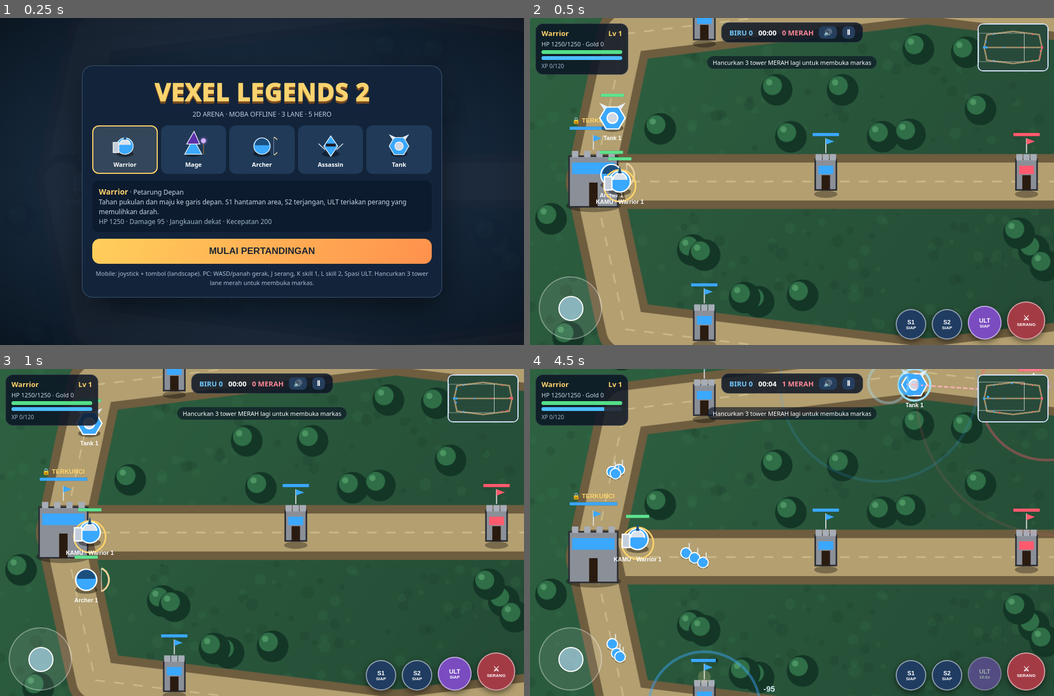
Above: before the commit, frames 1-4 (two rows, left to right).
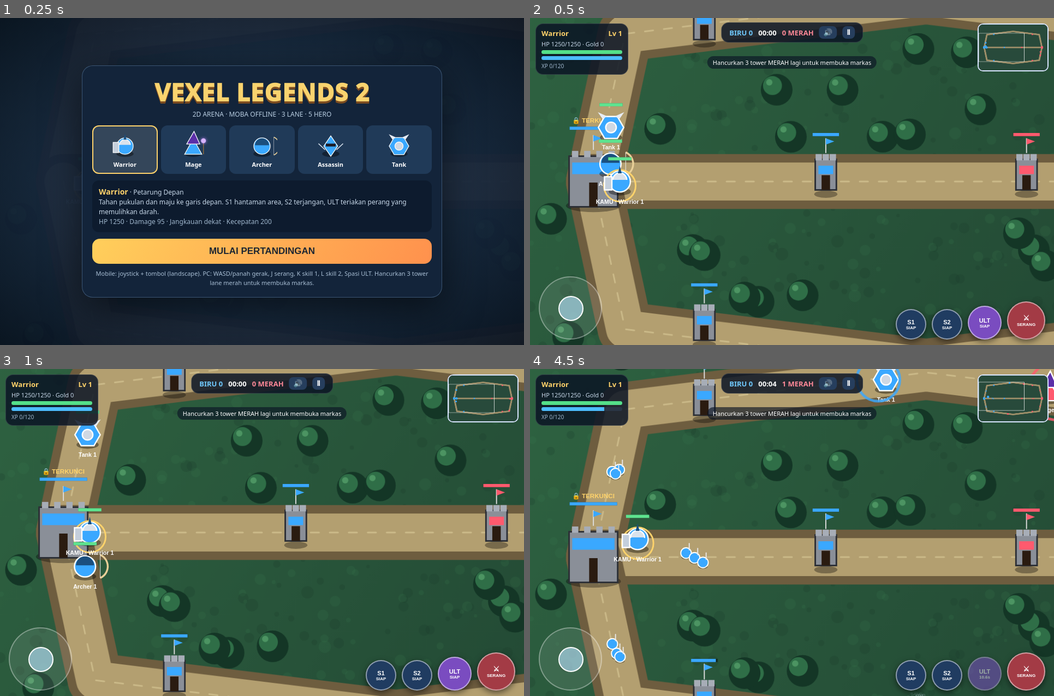
Above: after the commit, the same moments.

Repository: vexelkang-cell/gamepai
Game: browser game, page games/vexel-legend-2-arena/index.html
The game is run twice, just before and just after one commit, with the same random seed, the same clock (stepped at 60 frames per second) and the same inputs.
Inputs:
- Up to frame 1 (0.25 s): no input
- Up to frame 2 (0.5 s): click "MULAI PERTANDINGAN" at 0.27 s
- Up to frame 3 (1 s): no input
- Up to frame 4 (4.5 s): hold Right 1.03-1.53 s; tap Space every 0.5 s from 1.1 to 4.1 s; hold Down 1.58-1.85 s; hold Left 1.9-2.47 s; hold Up 2.52-2.82 s; hold Right 2.87-3.53 s; hold Up 3.58-3.82 s; hold Left 3.87-4.3 s; hold Down from 4.35 s (still down)

Frame 1 is identical in both runs. In frame 2, 0.9% of the frame differs, in the area x 12-98%, y 7-55%; in frame 3, 1.0%; in frame 4, 2.1%, in the area x 22-100%, y 0-100%.

Commit message:
Smooth AI ally and enemy hero movement

Diff:
--- a/games/vexel-legend-2-arena/index.html
+++ b/games/vexel-legend-2-arena/index.html
@@ -114,8 +114,29 @@
 const structs=team=>S.filter(s=>s.team!==team&&!s.dead&&(s.kind!=='base'||!s.lock));
 function pickTarget(u,r){const en=enemies(u.team).filter(v=>dist(v,u)<=r);const hs=en.filter(v=>v.hero);if(hs.length)re …(183 unchanged characters)…
 function inputDir(){let x=joy.x,y=joy.y;if(keys.a||keys.arrowleft)x-=1;if(keys.d||keys.arrowright)x+=1;if(keys.w||keys.arrowup)y-=1;if(keys.s||keys.arrowdown)y+=1;const l=Math.hypot(x,y);return l>1?{x:x/l,y:y/l}:{x,y}}
-function moveTo(u,x,y,dt){const dx=x-u.x,dy=y-u.y,d=Math.hypot(dx,dy);if(d<2)return;const s=Math.min(d,u.spd*dt);u.x+=dx/d*s;u.y+=dy/d*s;u.face=Math.atan2(dy,dx)}
-function walk(u,dt){const p=LANES[u.lane],t=p[u.wp];if(Math.hypot(u.x-t[0],u.y-t[1])<22){const n=u.wp+(u.team==='blue'?1:-1);if(n>=0&&n<p.length)u.wp=n;return}moveTo(u,t[0],t[1],dt)}
+function moveTo(u,x,y,dt){const dx=x-u.x,dy=y-u.y,d=Math.hypot(dx,dy);if(d<2)return;const step=Math.min(d,u.spd*dt);u.x+=dx/d*step;u.y+=dy/d*step;u.face=Math.atan2(dy,dx)}
+// Gerak AI memakai steering berbasis velocity agar tidak tersentak saat target berubah.
+function steerHero(u,x,y,dt){
+ const dx=x-u.x,dy=y-u.y,d=Math.hypot(dx,dy);
+ const braking=Math.min(1,d/72);
+ const speed=u.spd*braking;
+ const tx=d>1?dx/d*speed:0,ty=d>1?dy/d*speed:0;
+ const blend=1-Math.exp(-7.5*dt);
+ u.vx=(u.vx||0)+(tx-(u.vx||0))*blend;
+ u.vy=(u.vy||0)+(ty-(u.vy||0))*blend;
+ if(Math.abs(u.vx)<.35)u.vx=0;
+ if(Math.abs(u.vy)<.35)u.vy=0;
+ u.x=clamp(u.x+u.vx*dt,30,W-30);
+ u.y=clamp(u.y+u.vy*dt,30,H-30);
+ if(Math.hypot(u.vx,u.vy)>7)u.face=Math.atan2(u.vy,u.vx);
+}
+function stopHero(u,dt){
+ const blend=1-Math.exp(-10*dt);
+ u.vx=(u.vx||0)*(1-blend);u.vy=(u.vy||0)*(1-blend);
+ if(Math.abs(u.vx)<.35)u.vx=0;if(Math.abs(u.vy)<.35)u.vy=0;
+ u.x=clamp(u.x+u.vx*dt,30,W-30);u.y=clamp(u.y+u.vy*dt,30,H-30);
+}
+function walk(u,dt){const p=LANES[u.lane],t=p[u.wp];if(Math.hypot(u.x-t[0],u.y-t[1])<22){const n=u.wp+(u.team==='blue'?1:-1);if(n>=0&&n<p.length)u.wp=n;return}if(u.hero)steerHero(u,t[0],t[1],dt);else moveTo(u,t[0],t[1],dt)}
 function strike(u,t){if(!t||u.cd>0)return;u.cd=u.iv;u.face=Math.atan2(t.y-u.y,t.x-u.x);u.animDir=u.face;u.anim=u.kind?.3:.22;const aud=u.isP||dist(u,player)<500;
  if(u.rng>130){shoot(u,t,u.dmg,{});if(u.kind)ring(u.x,u.y,u.rng,COL[u.team]);if(aud){if(u.kind)SFX.tower();else if(u.cls==='Mage')SFX.bolt();else SFX.bow()}}
  else{dmg(u,t,u.dmg);if(aud)SFX.swing()}}
@@ -141,17 +162,17 @@
  else{burst(t.x,t.y,COL[t.team],6);if(src.isP)gold+=20;grant(src,25)}
 }
 function grant(u,n){if(!u||!u.hero||u.dead)return;u.xp+=n;while(u.xp>=u.lvl*120&&u.lvl<12){u.xp-=u.lvl*120;u.lvl++;u.max=Math.round(u.max*1.08);u.hp=Math.min(u.max,u.hp+u.max*.15);u.dmg=Math.round(u.dmg*1.07);u.maxMp=Math.round(u.maxMp*1.05);fx(u.x,u.y-48,'LEVEL '+u.lvl,'#ffd36b')}}
-function respawn(u){u.dead=false;u.hp=u.max;u.mp=u.maxMp;u.shield=0;u.x=u.team==='blue'?150:1350;u.y=500+rand(-40,40);if(u.lane)u.wp=u.team==='blue'?1:LANES[u.lane].length-2}
+function respawn(u){u.dead=false;u.hp=u.max;u.mp=u.maxMp;u.shield=0;u.vx=0;u.vy=0;u.x=u.team==='blue'?150:1350;u.y=500+rand(-40,40);if(u.lane)u.wp=u.team==='blue'?1:LANES[u.lane].length-2}
 function spawnWave(){for(const l of Object.keys(LANES)){const p=LANES[l],a=p[0],b=p[p.length-1];for(let i=0;i<3;i++){U.push(mkU('blue',null,a[0]+i*16,a[1]+rand(-18,18),{lane:l,wp:1}));U.push(mkU('red',null,b[0]-i*16,b[1]+rand(-18,18),{lane:l,wp:p.length-2}))}}}
 function minionAI(m,dt){const t=pickTarget(m,160);if(t&&dist(t,m)<=m.rng+(t.kind?40:0)){strike(m,t);return}if(t&&!t.kind){moveTo(m,t.x,t.y,dt);return}walk(m,dt)}
 function useAI(h,e,d){h.face=Math.atan2(e.y-h.y,e.x-h.x);const sk=CL[h.cls].sk;for(const i of [2,1,0]){const s=sk[i];const ok=i===0?d<230:i===1?d<300:d<340;if(ok&&h.sc[i]<=0&&h.mp>=s.c){cast(h,i);return}}}
 function heroAI(h,dt){
  const hp=h.hp/h.max,eh=near(enemies(h.team).filter(v=>v.hero),h,420);
- if(hp<.28&&eh&&dist(eh,h)<320){moveTo(h,h.team==='blue'?120:1380,500,dt);return}
+ if(hp<.28&&eh&&dist(eh,h)<320){steerHero(h,h.team==='blue'?120:1380,500,dt);return}
  if(eh){const d=dist(eh,h);if(d<240||(d<340&&h.mp>h.maxMp*.5))useAI(h,eh,d)}
  const t=pickTarget(h,h.rng+10);
- if(t){strike(h,t);return}
- if(eh&&dist(eh,h)<380){moveTo(h,eh.x,eh.y,dt);return}
+ if(t){stopHero(h,dt);strike(h,t);return}
+ if(eh&&dist(eh,h)<380){steerHero(h,eh.x,eh.y,dt);return}
  walk(h,dt);
 }
 function cast(u,i){
